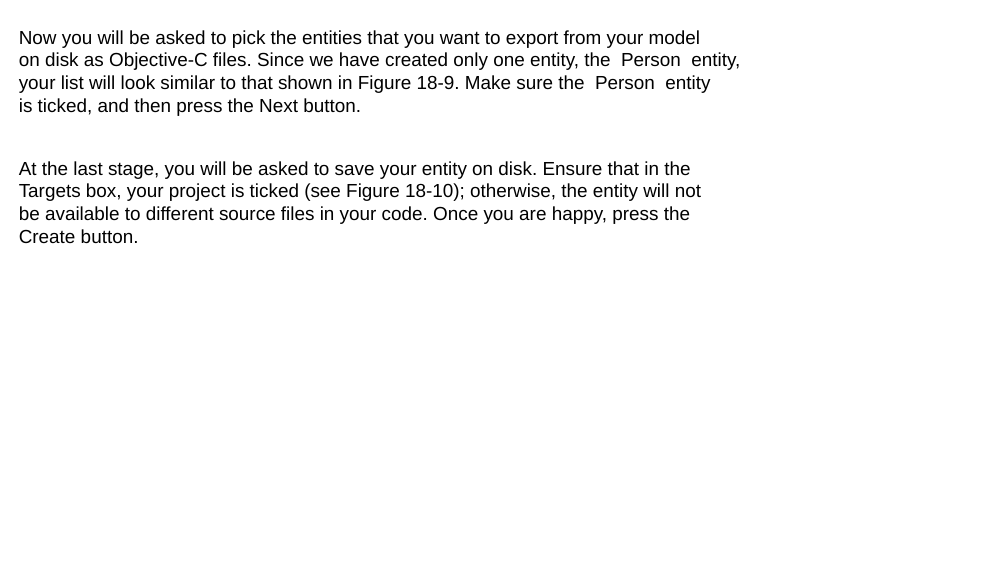
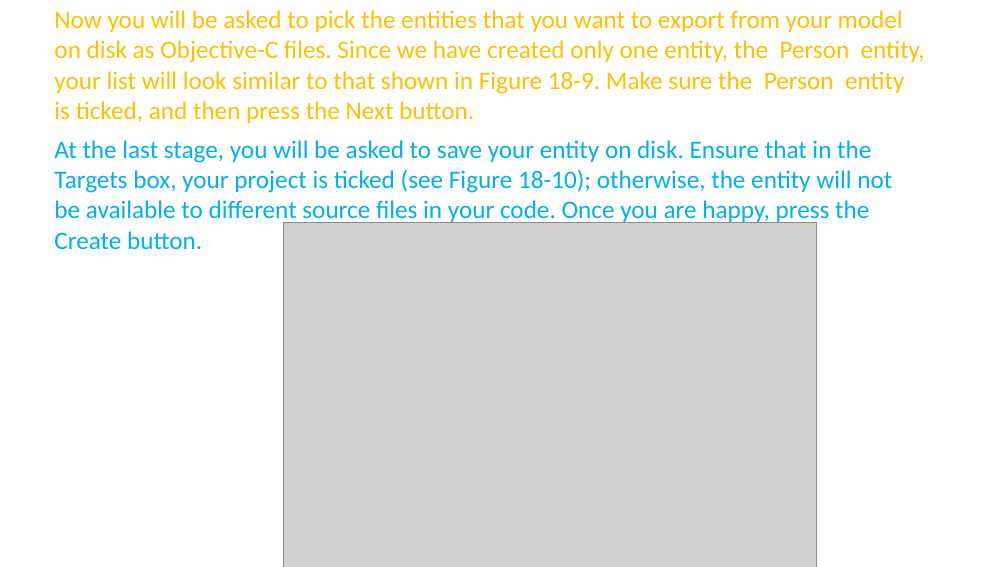
Before and after one commit to aminhngn/Course_Mobile_IOS, a slide deck: slide 33 of course/IOS_Module_03_core_data.pptx (slide 22 before the commit). Drawn at 1008x567 pixels with LibreOffice and Linux fonts; fonts in the diff are those of the drawing; grey boxes stand for pictures. Boxes give left, top, right and bottom in pixels: in the first picture for what was removed or moved away, otherwise in the second. Text is boxed around its words. In the diff, an @@ line names an element or a change of style, - is before the commit and + after.

```diff
--- a/course/IOS_Module_03_core_data.pptx
+++ b/course/IOS_Module_03_core_data.pptx
@@ text "Now you will be asked ...": place and size @@
-text "Now you will be asked ..." at (19,30,740,116)
+text "Now you will be asked ..." at (54,10,925,123)
@@ text "Now you will be asked ..." at (54,10,925,123): size 18 to 24 pt, font Arial to Calibri, text colour #000000 to #FFC000 @@
@@ text "At the last stage, you ...": place and size @@
-text "At the last stage, you ..." at (19,161,701,244)
+text "At the last stage, you ..." at (54,140,892,249)
@@ text "At the last stage, you ..." at (54,140,892,249): size 18 to 24 pt, font Arial to Calibri, text colour #000000 to #00B0F0 @@
@@ picture added at (283,222,817,567) @@
```
Also in this commit, not shown: 16 other slides changed, 28 slides added, 10 slides removed, 3 other files.
